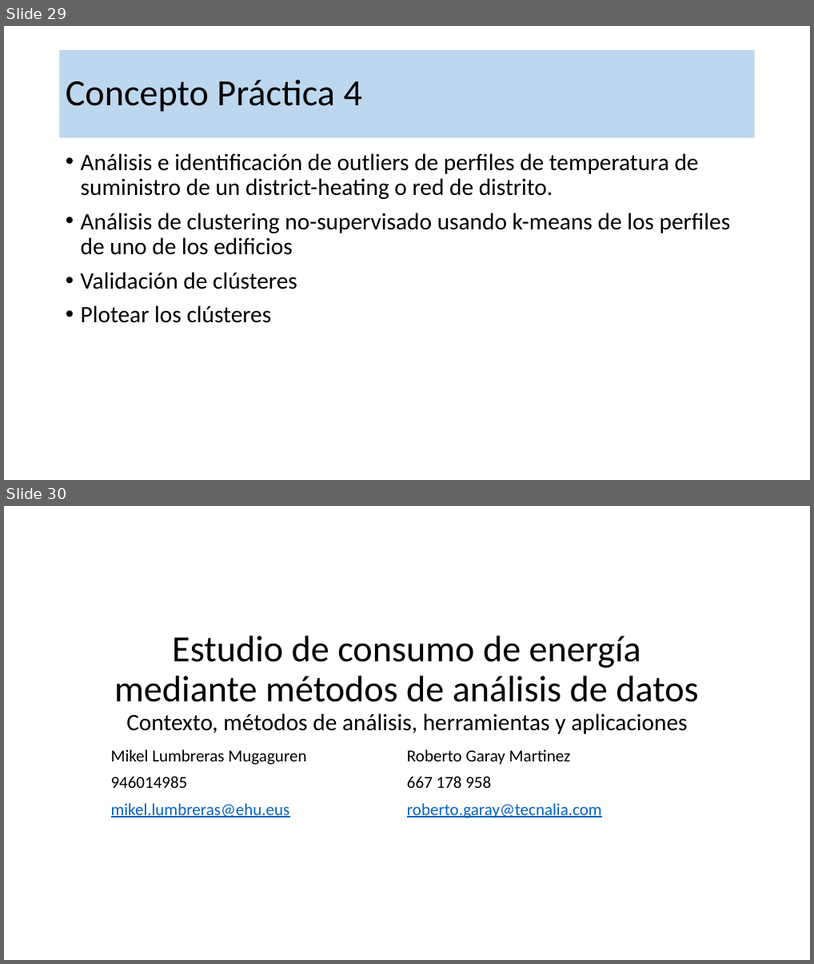
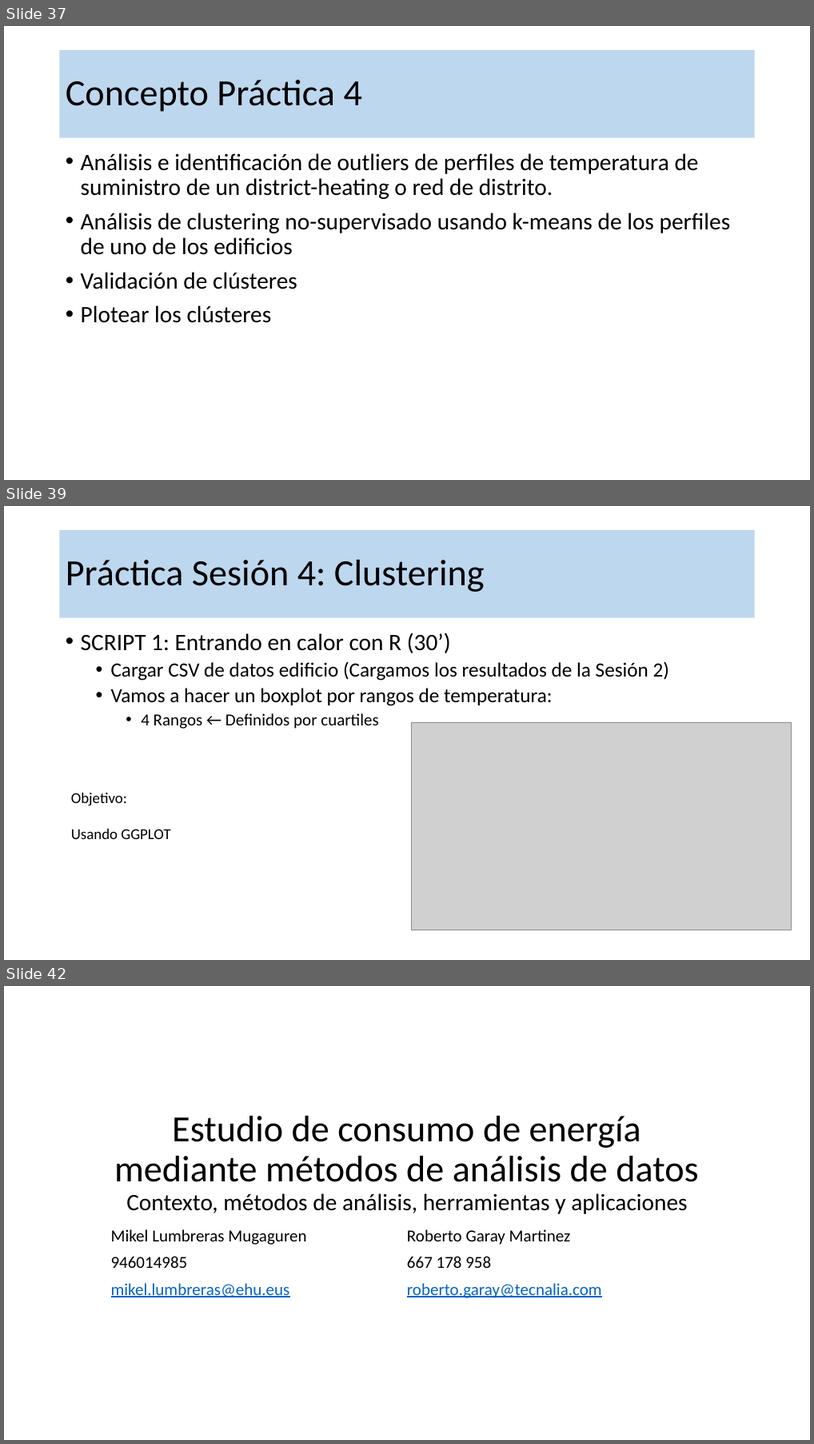
Before and after one commit to robgaray/EESIA_Analisis_Consumo_2021_Publico, a slide deck: 1_Presentaciones/Sesion_4_Teoria.pptx. Shown one above the other, each under a label of ours: slides 29 and 30 before the commit, slides 37, 39 and 42 after it; the slides between them are not shown. The pictures are 814x964 and 814x1444 pixels, drawn with LibreOffice and Linux fonts; fonts in the diff are those of the drawing; grey boxes stand for pictures; background and template pictures are left out. Boxes give left, top, right and bottom in pixels: in the first picture for what was removed or moved away, otherwise in the second. Text is boxed around its words. In the diff, an @@ line names an element or a change of style, - is before the commit and + after.

```diff
--- a/1_Presentaciones/Sesion_4_Teoria.pptx
+++ b/1_Presentaciones/Sesion_4_Teoria.pptx
@@ slide 39 added at (4,506,810,960), background #FFFFFF @@
@@ title added at (60,530,755,618), fill #BDD7EE, 44 pt, text #000000 @@
+Práctica Sesión 4: Clustering
@@ text added at (81,632,670,728), 24 pt, text #000000 @@
+• SCRIPT 1: Entrando en calor con R (30’)
+  • Cargar CSV de datos edificio (Cargamos los resultados de la Sesión 2)
+  • Vamos a hacer un boxplot por rangos de temperatura:
+    • 4 Rangos ← Definidos por cuartiles
@@ picture added at (412,723,792,929) @@
@@ text added at (71,792,170,839), 18 pt, text #000000 @@
+Objetivo:
+Usando GGPLOT
@@ what was slide 29 is now slide 37 @@
@@ what was slide 30 is now slide 42 @@
```
Also in this commit, not shown: 3 slides changed, 13 other slides added, 2 slides removed, 1 other file.
